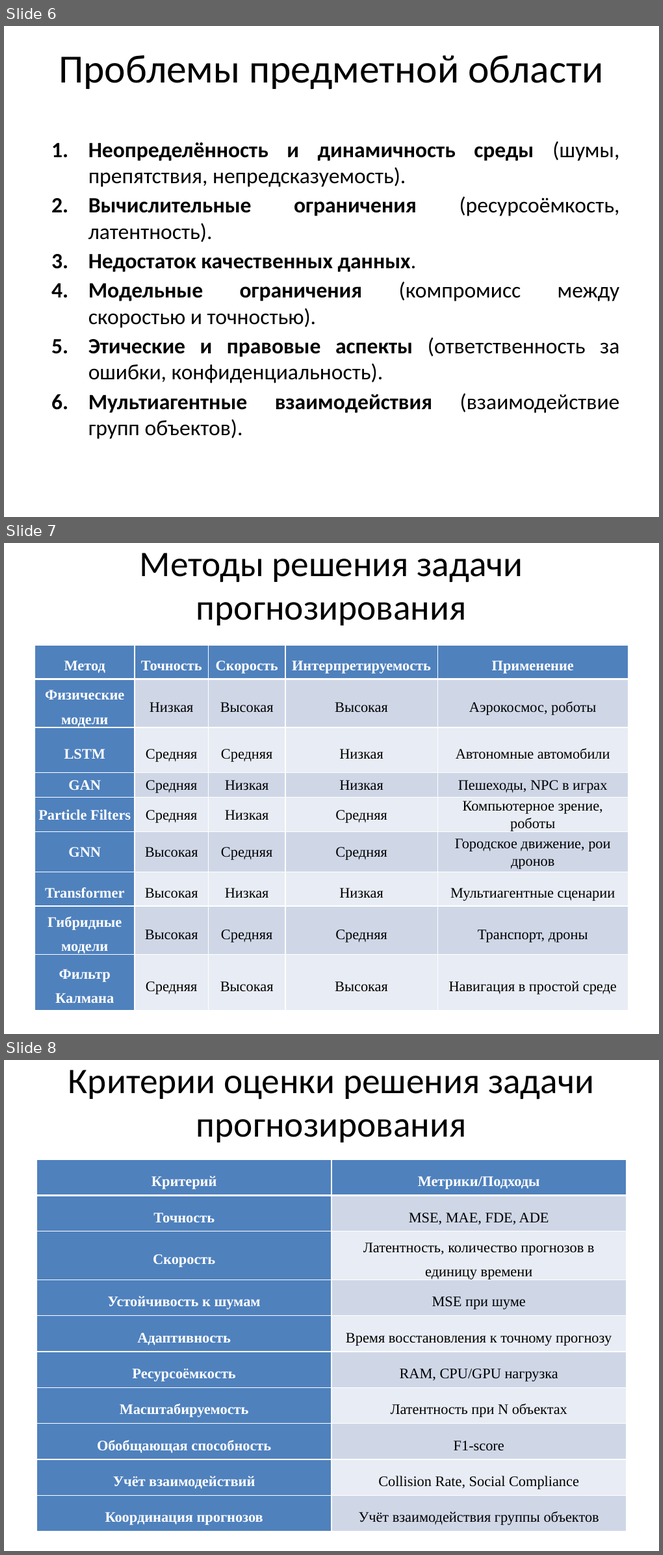
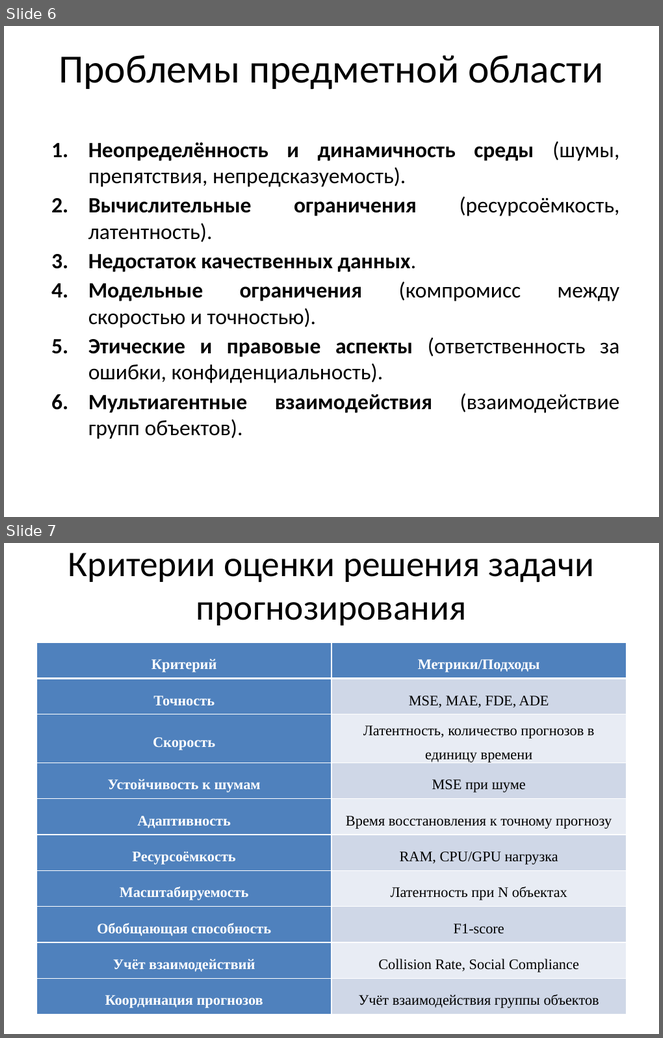
Before and after one commit to xypeXs/magistrLabs, a slide deck: Practice/PIM24_Ananyev.pptx. Shown one above the other, each under a label of ours: slides 6, 7 and 8 before the commit, slides 6 and 7 after it. The pictures are 663x1555 and 663x1038 pixels, drawn with LibreOffice and Linux fonts; fonts in the diff are those of the drawing. Boxes give left, top, right and bottom in pixels: in the first picture for what was removed or moved away, otherwise in the second. Text is boxed around its words. In the diff, an @@ line names an element or a change of style, - is before the commit and + after.

```diff
--- a/Practice/PIM24_Ananyev.pptx
+++ b/Practice/PIM24_Ananyev.pptx
@@ slide 7 removed at (4,543,659,1034), background #FFFFFF @@
@@ title removed at (140,553,523,626) @@
-Методы решения задачи прогнозирования
@@ table removed at (35,645,628,1014), 9 rows, 5 columns @@
-Метод | Точность | Скорость | Интерпретируемость | Применение
-Физические модели | Низкая | Высокая | Высокая | Аэрокосмос, роботы
-LSTM | Средняя | Средняя | Низкая | Автономные автомобили
-GAN | Средняя | Низкая | Низкая | Пешеходы, NPC в играх
-Particle Filters | Средняя | Низкая | Средняя | Компьютерное зрение, роботы
-GNN | Высокая | Средняя | Средняя | Городское движение, рои дронов
-Transformer | Высокая | Низкая | Низкая | Мультиагентные сценарии
-Гибридные модели | Высокая | Средняя | Средняя | Транспорт, дроны
-Фильтр Калмана | Средняя | Высокая | Высокая | Навигация в простой среде
@@ what was slide 8 is now slide 7 @@
```
Also in this commit, not shown: 1 slide changed, 1 slide added, 1 other file.
